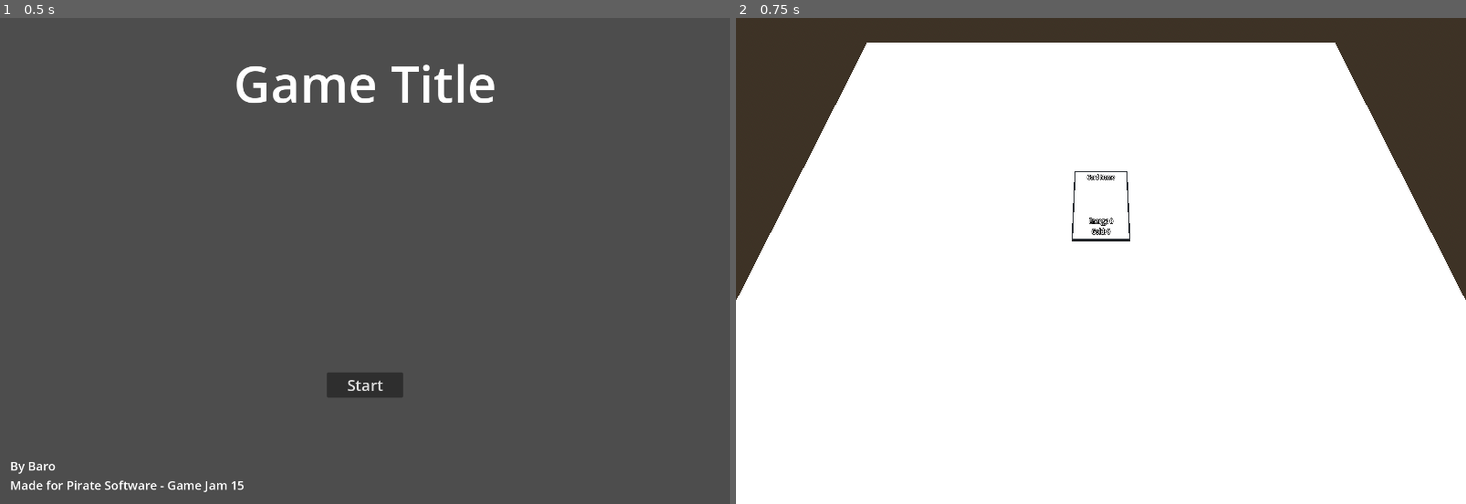
Above: before the commit, frames 1-2 (left to right).
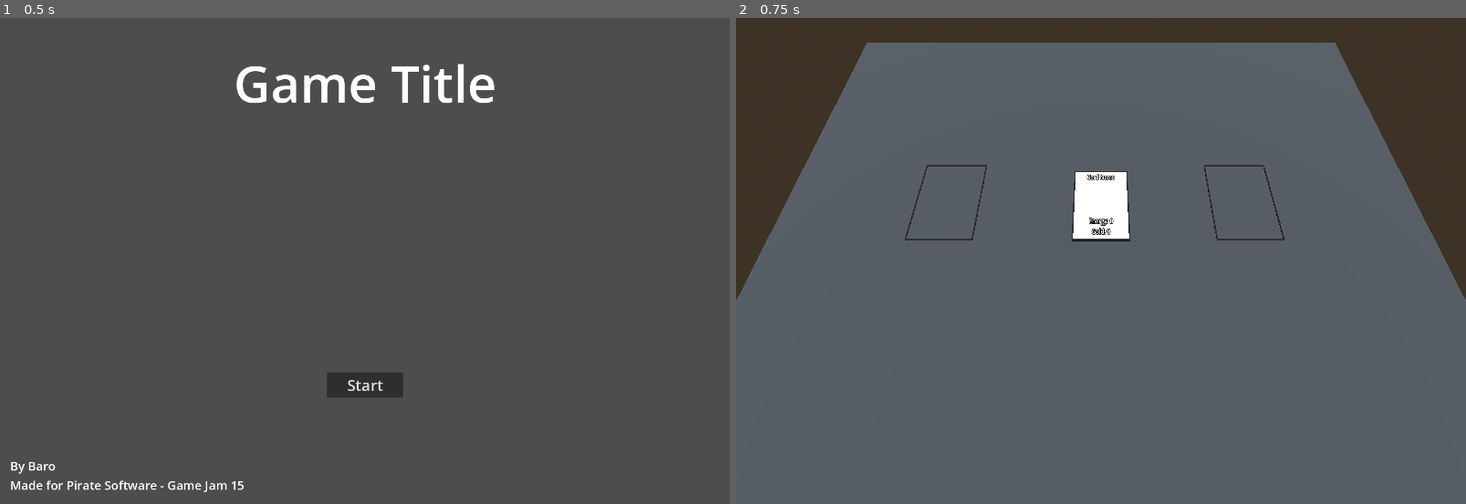
Above: after the commit, the same moments.

Repository: Barodas/game-jam-pirate-software-15
Game: Godot game, scene res://scenes/start_menu.tscn
Two runs of this game, one before a commit and one after it. Both use one fixed random seed, a clock stepped at 60 frames per second and the inputs below.
Inputs:
- Up to frame 1 (0.5 s): no input
- Up to frame 2 (0.75 s): click "Start" at 0.5 s

Frame 1 is identical in both runs. In frame 2, 84% of the frame differs, in the area x 0-100%, y 5-100%.

Commit message:
Create Slot scene
- Set up signals for card select and slot click
- Move selected card to clicked slot

Diff:
--- a/scenes/game.tscn
+++ b/scenes/game.tscn
@@ -1,7 +1,8 @@
-[gd_scene load_steps=8 format=3 uid="uid://bu506fv4xr7e5"]
+[gd_scene load_steps=10 format=3 uid="uid://bu506fv4xr7e5"]
 
 [ext_resource type="Script" path="res://scripts/game.gd" id="1_lonwx"]
 [ext_resource type="PackedScene" uid="uid://cfcyp6ygd7myq" path="res://scenes/card.tscn" id="2_mwtr0"]
+[ext_resource type="PackedScene" uid="uid://0mvk1fobbefx" path="res://scenes/slot.tscn" id="3_4jq0p"]
 
 [sub_resource type="ProceduralSkyMaterial" id="ProceduralSkyMaterial_pgm3m"]
 sky_horizon_color = Color(0.64625, 0.65575, 0.67075, 1)
@@ -17,10 +18,15 @@
 
 [sub_resource type="BoxMesh" id="BoxMesh_m024c"]
 
+[sub_resource type="StandardMaterial3D" id="StandardMaterial3D_o8cp0"]
+albedo_color = Color(0.169245, 0.169245, 0.169245, 1)
+
 [sub_resource type="BoxShape3D" id="BoxShape3D_tut34"]
 
-[node name="Game" type="Node3D"]
+[node name="Game" type="Node3D" node_paths=PackedStringArray("slot1", "slot2")]
 script = ExtResource("1_lonwx")
+slot1 = NodePath("World/Slot")
+slot2 = NodePath("World/Slot2")
 
 [node name="WorldEnvironment" type="WorldEnvironment" parent="."]
 environment = SubResource("Environment_ehwq6")
@@ -83,6 +89,7 @@
 transform = Transform3D(12, 0, 0, 0, 1, 0, 0, 0, 10, 0, -0.5, 0)
 mesh = SubResource("BoxMesh_m024c")
 skeleton = NodePath("../..")
+surface_material_override/0 = SubResource("StandardMaterial3D_o8cp0")
 
 [node name="StaticBody3D" type="StaticBody3D" parent="World/GameBoard"]
 
@@ -93,3 +100,9 @@
 transform = Transform3D(1, 0, 0, 0, 0.422618, 0.906308, 0, -0.906308, 0.422618, 0, 5, 3.5)
 
 [node name="Card" parent="World" instance=ExtResource("2_mwtr0")]
+
+[node name="Slot" parent="World" instance=ExtResource("3_4jq0p")]
+transform = Transform3D(1.2, 0, 0, 0, 0.02, 0, 0, 0, 1.7, -2.91569, 0, -0.104694)
+
+[node name="Slot2" parent="World" instance=ExtResource("3_4jq0p")]
+transform = Transform3D(1.2, 0, 0, 0, 0.02, 0, 0, 0, 1.7, 2.6897, 0, -0.104694)
--- /dev/null
+++ b/scenes/slot.tscn
@@ -0,0 +1,50 @@
+[gd_scene load_steps=5 format=3 uid="uid://0mvk1fobbefx"]
+
+[ext_resource type="Script" path="res://scripts/slot.gd" id="1_nqfmu"]
+
+[sub_resource type="BoxShape3D" id="BoxShape3D_t5dn5"]
+size = Vector3(1.1, 1, 1.1)
+
+[sub_resource type="BoxMesh" id="BoxMesh_vv3ns"]
+size = Vector3(0.02, 1, 1)
+
+[sub_resource type="StandardMaterial3D" id="StandardMaterial3D_1pq23"]
+albedo_color = Color(0, 0, 0, 1)
+
+[node name="Slot" type="Node3D"]
+transform = Transform3D(1.2, 0, 0, 0, 0.02, 0, 0, 0, 1.7, 0, 0, 0)
+script = ExtResource("1_nqfmu")
+
+[node name="Area3D" type="Area3D" parent="."]
+
+[node name="CollisionShape3D" type="CollisionShape3D" parent="Area3D"]
+shape = SubResource("BoxShape3D_t5dn5")
+
+[node name="Border" type="Node3D" parent="."]
+
+[node name="MeshInstance3D" type="MeshInstance3D" parent="Border"]
+transform = Transform3D(1, 0, 0, 0, 1, 0, 0, 0, 1, 0.5, 0, 0)
+mesh = SubResource("BoxMesh_vv3ns")
+skeleton = NodePath("../..")
+surface_material_override/0 = SubResource("StandardMaterial3D_1pq23")
+
+[node name="MeshInstance3D2" type="MeshInstance3D" parent="Border"]
+transform = Transform3D(1, 0, 0, 0, 1, 0, 0, 0, 1, -0.5, 0, 0)
+mesh = SubResource("BoxMesh_vv3ns")
+skeleton = NodePath("../..")
+surface_material_override/0 = SubResource("StandardMaterial3D_1pq23")
+
+[node name="MeshInstance3D3" type="MeshInstance3D" parent="Border"]
+transform = Transform3D(-4.37114e-08, 0, 1, 0, 1, 0, -1, 0, -4.37114e-08, 0, 0, 0.5)
+mesh = SubResource("BoxMesh_vv3ns")
+skeleton = NodePath("../..")
+surface_material_override/0 = SubResource("StandardMaterial3D_1pq23")
+
+[node name="MeshInstance3D4" type="MeshInstance3D" parent="Border"]
+transform = Transform3D(-4.37114e-08, 0, 1, 0, 1, 0, -1, 0, -4.37114e-08, 0, 0, -0.5)
+mesh = SubResource("BoxMesh_vv3ns")
+skeleton = NodePath("../..")
+surface_material_override/0 = SubResource("StandardMaterial3D_1pq23")
+
+[connection signal="mouse_entered" from="Area3D" to="." method="_on_area_3d_mouse_entered"]
+[connection signal="mouse_exited" from="Area3D" to="." method="_on_area_3d_mouse_exited"]
--- a/scripts/Signals.gd
+++ b/scripts/Signals.gd
@@ -8,3 +8,6 @@
 #Signals.example_signal.connect(_on_receive_example_signal)
 # Example Send
 #Signals.example_signal.emit(val, 0)
+
+signal select_card(card: Card)
+signal click_slot(slot: Slot)
--- a/scripts/card.gd
+++ b/scripts/card.gd
@@ -1,4 +1,4 @@
-extends MeshInstance3D
+class_name Card extends MeshInstance3D
 
 @onready var _name_label = $NameLabel
 @onready var _energy_label = $EnergyLabel
@@ -10,22 +10,13 @@
 var is_selected = false
 
 func _process(delta):
-	#var random = randi_range(0, 2)
-	#var col
-	#match random:
-		#0:
-			#col = Color(1,1,0)
-		#1:
-			#col = Color(0,1,0)
-		#2:
-			#col = Color(0,1,1)
-	#
-	#change_colour(col)
 	# Selection
-	if is_hovered && Input.is_action_pressed("mouse_left"):
+	if is_hovered && Input.is_action_just_pressed("mouse_left"):
 		is_selected = true
-	if is_selected && Input.is_action_pressed("mouse_right"):
+		Signals.select_card.emit(self)
+	if is_selected && Input.is_action_just_pressed("mouse_right"):
 		is_selected = false
+		Signals.select_card.emit(null)
 
 	# Highlighting
 	if is_selected:
--- a/scripts/game.gd
+++ b/scripts/game.gd
@@ -1,6 +1,10 @@
 extends Node3D
 
 enum CARD_TYPE {HERB_HEALTH, DUST_HEALTH, POTION_HEALTH}
+
+var selected_card: Card
+@export var slot1: Slot
+@export var slot2: Slot
 
 func create_card(type:CARD_TYPE):
 	var scene = load("res://scenes/card.tscn")
@@ -18,20 +22,35 @@
 func _ready():
 	randomize()
 
+	Signals.select_card.connect(_on_card_select_signal)
+	Signals.click_slot.connect(_on_click_slot_signal)
+
 func _physics_process(delta):
-	var space_state = get_world_3d().direct_space_state
-	var cam = $World/Camera3D
-	var mousepos = get_viewport().get_mouse_position()
-
-	var origin = cam.project_ray_origin(mousepos)
-	var end = origin + cam.project_ray_normal(mousepos) * 1000
-	var query = PhysicsRayQueryParameters3D.create(origin, end)
-	query.collide_with_areas = true
-
-	var result = space_state.intersect_ray(query)
-	print("Hit: ", result.collider.get_parent().name)
+	#var space_state = get_world_3d().direct_space_state
+	#var cam = $World/Camera3D
+	#var mousepos = get_viewport().get_mouse_position()
+	#
+	#var origin = cam.project_ray_origin(mousepos)
+	#var end = origin + cam.project_ray_normal(mousepos) * 1000
+	#var query = PhysicsRayQueryParameters3D.create(origin, end)
+	#query.collide_with_areas = true
+	#
+	#var result = space_state.intersect_ray(query)
+	#print("Hit: ", result.collider.get_parent().name)
 	#if result.collider.get_parent().has_method("set_hovered"):
 	#	result.collider.get_parent().set_hovered(true)
+	pass
+
+func _on_card_select_signal(card):
+	selected_card = card
+
+func _on_click_slot_signal(slot):
+	print("Click Slot received")
+	if selected_card != null:
+		print("Click Slot has card")
+		selected_card.global_position = slot.global_position
+		selected_card.is_selected = false
+		selected_card = null
 
 func _on_return_to_menu_button_pressed():
 	get_tree().change_scene_to_file("res://scenes/start_menu.tscn")
--- /dev/null
+++ b/scripts/slot.gd
@@ -0,0 +1,17 @@
+class_name Slot extends Node3D
+
+var has_card: bool
+var is_hovered: bool = false
+
+func _process(delta):
+	# Selection
+	if is_hovered && Input.is_action_just_pressed("mouse_left"):
+		Signals.click_slot.emit(self)
+
+func _on_area_3d_mouse_entered():
+	is_hovered = true
+	print("Slot Mouse entered")
+
+func _on_area_3d_mouse_exited():
+	is_hovered = false
+	print("Slot Mouse exited")
